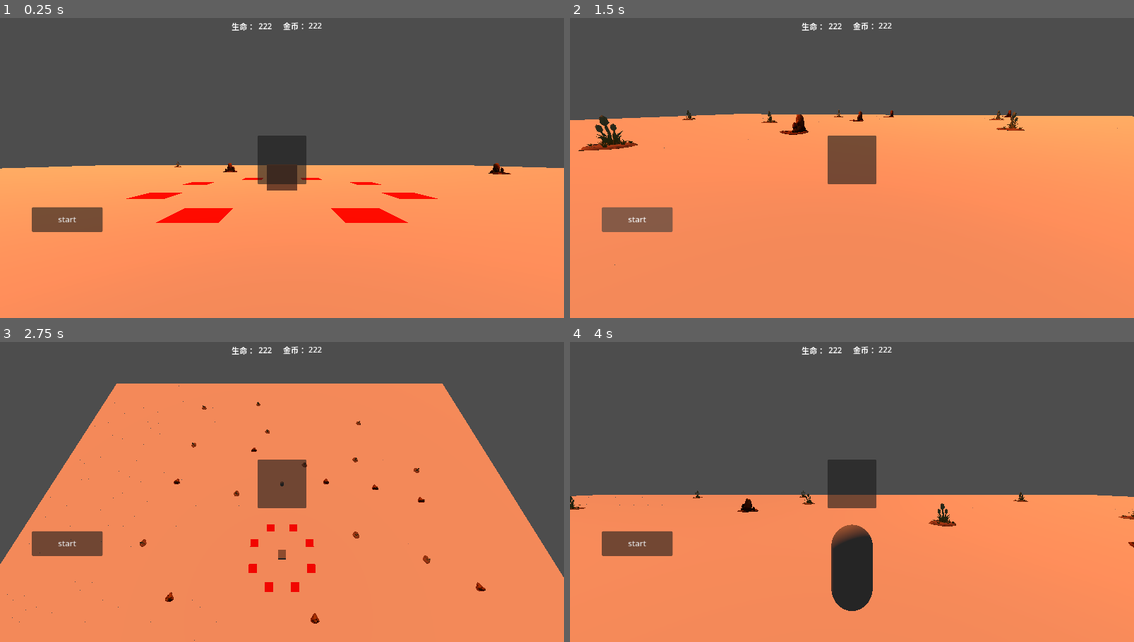
Above: before the commit, frames 1-4 (two rows, left to right).
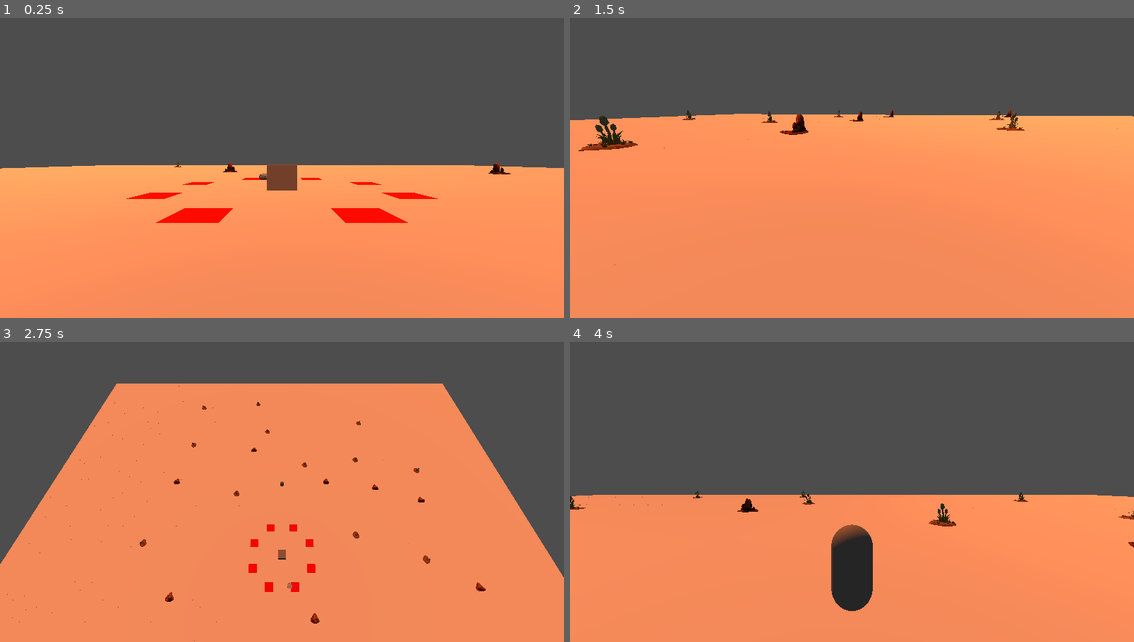
Above: after the commit, the same moments.

Repository: 17857310394/tf
Game: Godot game, scene res://scenes/levels/GameScene.tscn
Two runs of this game, one before a commit and one after it. Both use one fixed random seed, a clock stepped at 60 frames per second and the inputs below.
Inputs (mouse positions are in pixels of both pictures, inside the frame that each line leads up to):
- Up to frame 1 (0.25 s): no input
- Up to frame 2 (1.5 s): click (637, 219) at 0.5 s, where only the run before the commit has a clickable "start"; click (637, 219) at 1.25 s, where only the run before the commit has a clickable "start"
- Up to frame 3 (2.75 s): tap Enter at 2 s; move the mouse to (310, 483) at 2.02 s; hold W (move_forward) from 2.03 s (still down); hold 2 (camera_birdseye) from 2.03 s (still down); tap Space (jump) at 2.27 s
- Up to frame 4 (4 s): keep holding W (move_forward); move the mouse to (823, 486) at 2.77 s; release 2 (camera_birdseye) at 2.78 s; tap 1 (camera_first_person) at 2.85 s; tap Space (jump) at 3.02 s; move the mouse to (863, 477) at 3.52 s; hold 3 (camera_third_person) from 3.53 s (still down)

The runs differ from the first frame. In frame 1, 2.6% of the frame differs, in the area x 5-58%, y 1-72%; in frame 2, 2.6%; in frame 3, 2.6%, in the area x 5-58%, y 1-83%; in frame 4, 2.6%.

Commit message:
添加资源

Diff:
--- /dev/null
+++ b/escape_from_the_red_planet/assets/models/towers/colormap.tres
@@ -0,0 +1,6 @@
+[gd_resource type="StandardMaterial3D" format=3 uid="uid://ch6qg4pb3vjm4"]
+
+[ext_resource type="Texture2D" uid="uid://dfk4lk5qosrop" path="res://assets/models/towers/colormap.png" id="1_2cc8y"]
+
+[resource]
+albedo_texture = ExtResource("1_2cc8y")
--- a/escape_from_the_red_planet/scenes/levels/GameScene.tscn
+++ b/escape_from_the_red_planet/scenes/levels/GameScene.tscn
@@ -4,7 +4,7 @@
 [ext_resource type="Script" uid="uid://coae26oaktkt6" path="res://scripts/GridMap.gd" id="3_gssgs"]
 [ext_resource type="Script" uid="uid://ct1dvfmnxrkmk" path="res://scripts/player/PlayerController.gd" id="4_99d7c"]
 [ext_resource type="Script" uid="uid://qu0jxpgniuu5" path="res://scripts/managers/CameraManager.gd" id="5_12345"]
-[ext_resource type="PackedScene" uid="uid://0m3xy3fi7rmy" path="res://scenes/ui/playerMain.tscn" id="5_ad7hb"]
+[ext_resource type="PackedScene" uid="uid://dvjxw7qmf0je8" path="res://assets/models/towers/tower-round-middle-b.glb" id="5_ad7hb"]
 
 [sub_resource type="Environment" id="Environment_0"]
 
@@ -30,7 +30,7 @@
 [node name="WorldEnvironment" type="WorldEnvironment" parent="." unique_id=123456789]
 environment = SubResource("Environment_0")
 
-[node name="PlayerController" type="CharacterBody3D" parent="." unique_id=123456790 groups=["player"]]
+[node name="PlayerController" type="CharacterBody3D" parent="." unique_id=123456790]
 transform = Transform3D(1, 0, 0, 0, 1, 0, 0, 0, 1, 0, 1.1193368, 14.516912)
 script = ExtResource("4_99d7c")
 
@@ -55,7 +55,7 @@
 [node name="CameraManager" type="Node3D" parent="." unique_id=1206944146]
 script = ExtResource("5_12345")
 
-[node name="city" type="MeshInstance3D" parent="." unique_id=1654686552 groups=["tower"]]
+[node name="city" type="MeshInstance3D" parent="." unique_id=1654686552]
 transform = Transform3D(1, 0, 0, 0, 1, 0, 0, 0, 1, 0, 0.6758671, 0)
 mesh = SubResource("BoxMesh_ad7hb")
 
@@ -69,6 +69,5 @@
 [node name="CollisionShape3D" type="CollisionShape3D" parent="city/Area3D" unique_id=446850629]
 shape = SubResource("BoxShape3D_8ypj0")
 
-[node name="CanvasLayer" type="CanvasLayer" parent="city" unique_id=1632707164]
-
-[node name="Panel" parent="city/CanvasLayer" unique_id=835136538 instance=ExtResource("5_ad7hb")]
+[node name="tower-round-middle-b2" parent="." unique_id=1355972876 instance=ExtResource("5_ad7hb")]
+transform = Transform3D(1, 0, 0, 0, 1, 0, 0, 0, 1, -1.7765975, 0, -6.8043633)
--- a/escape_from_the_red_planet/scenes/towers/GroundAttackTower.tscn
+++ b/escape_from_the_red_planet/scenes/towers/GroundAttackTower.tscn
@@ -2,6 +2,7 @@
 
 [ext_resource type="Script" uid="uid://7xjcyewj710h" path="res://scripts/towers/GroundAttackTower.gd" id="1_xhclm"]
 [ext_resource type="Script" uid="uid://nc8tftrm737i" path="res://scripts/towers/TowerData.gd" id="2_3lkof"]
+[ext_resource type="PackedScene" uid="uid://dvjxw7qmf0je8" path="res://assets/models/towers/tower-round-middle-b.glb" id="3_3lkof"]
 
 [sub_resource type="Resource" id="Resource_1jwsj"]
 script = ExtResource("2_3lkof")
@@ -9,17 +10,8 @@
 
 [sub_resource type="SphereShape3D" id="SphereShape3D_8pne6"]
 
-[sub_resource type="StandardMaterial3D" id="StandardMaterial3D_5w4h6"]
-albedo_color = Color(0, 0, 0, 1)
-
-[sub_resource type="TextMesh" id="TextMesh_hta8g"]
-material = SubResource("StandardMaterial3D_5w4h6")
-text = "P"
-pixel_size = 0.2
-depth = 1.0
-
 [sub_resource type="BoxShape3D" id="BoxShape3D_1jwsj"]
-size = Vector3(1.5443115, 2.5335693, 1)
+size = Vector3(1.5443115, 0.99090576, 1)
 
 [node name="GroundAttackTower" type="MeshInstance3D" unique_id=675662376 groups=["tower"]]
 script = ExtResource("1_xhclm")
@@ -30,12 +22,11 @@
 [node name="CollisionShape3D" type="CollisionShape3D" parent="TriggerArea" unique_id=474051902]
 shape = SubResource("SphereShape3D_8pne6")
 
-[node name="炮台1" type="MeshInstance3D" parent="." unique_id=513400693]
-transform = Transform3D(1, 0, 0, 0, 1, 0, 0, 0, 1, 0, 1.151447, 0)
-mesh = SubResource("TextMesh_hta8g")
+[node name="tower-round-middle-b2" parent="." unique_id=1355972876 instance=ExtResource("3_3lkof")]
 
-[node name="StaticBody3D" type="StaticBody3D" parent="炮台1" unique_id=1750212126]
+[node name="StaticBody3D" type="StaticBody3D" parent="tower-round-middle-b2" unique_id=1750212126]
+transform = Transform3D(1, 0, 0, 0, 1, 0, 0, 0, 1, 0, 1.21002, 0)
 
-[node name="CollisionShape3D" type="CollisionShape3D" parent="炮台1/StaticBody3D" unique_id=172201015]
-transform = Transform3D(1, 0, 0, 0, 1, 0, 0, 0, 1, 0.043151855, -0.12237549, 0)
+[node name="CollisionShape3D" type="CollisionShape3D" parent="tower-round-middle-b2/StaticBody3D" unique_id=172201015]
+transform = Transform3D(1, 0, 0, 0, 1, 0, 0, 0, 1, 0.043151855, -0.8937073, 0)
 shape = SubResource("BoxShape3D_1jwsj")
--- a/escape_from_the_red_planet/scenes/ui/playerMain.tscn
+++ b/escape_from_the_red_planet/scenes/ui/playerMain.tscn
@@ -1,4 +1,7 @@
 [gd_scene format=3 uid="uid://0m3xy3fi7rmy"]
+
+[ext_resource type="Texture2D" uid="uid://cv35fup0i5y80" path="res://assets/ui/cross.png" id="1_6bmsd"]
+[ext_resource type="Texture2D" uid="uid://cnps5ebwose12" path="res://assets/ui/cross2.png" id="2_g03fr"]
 
 [node name="PlayerMain" type="Control" unique_id=1849237207]
 layout_mode = 3
@@ -22,16 +25,26 @@
 grow_horizontal = 2
 grow_vertical = 2
 
-[node name="Panel" type="Panel" parent="CenterContainer" unique_id=1460652094]
-custom_minimum_size = Vector2(100, 100)
+[node name="Panel" type="Panel" parent="CenterContainer" unique_id=97900082]
 layout_mode = 2
+
+[node name="Cross" type="Sprite2D" parent="CenterContainer/Panel" unique_id=1630212798]
+unique_name_in_owner = true
+texture = ExtResource("1_6bmsd")
+
+[node name="Cross2" type="Sprite2D" parent="CenterContainer/Panel" unique_id=35942577]
+unique_name_in_owner = true
+visible = false
+texture = ExtResource("2_g03fr")
 
 [node name="HBoxContainer" type="HBoxContainer" parent="." unique_id=871931251]
 layout_mode = 1
 anchors_preset = -1
 anchor_left = 0.5
 anchor_right = 0.5
-offset_bottom = 80.0
+offset_left = -102.0
+offset_right = 102.0
+offset_bottom = 39.0
 grow_horizontal = 2
 
 [node name="Container" type="ReferenceRect" parent="HBoxContainer" unique_id=603047822]
@@ -39,20 +52,27 @@
 layout_mode = 2
 
 [node name="Label" type="Label" parent="HBoxContainer/Container" unique_id=1526402156]
-layout_mode = 0
-offset_left = -1.0
-offset_top = 38.0
-offset_right = 199.0
-offset_bottom = 61.0
+layout_mode = 1
+anchors_preset = 4
+anchor_top = 0.5
+anchor_bottom = 0.5
+offset_top = -11.5
+offset_right = 49.0
+offset_bottom = 11.5
+grow_vertical = 2
 text = "生命："
 vertical_alignment = 1
 
 [node name="hp" type="Label" parent="HBoxContainer/Container" unique_id=1383045731]
-layout_mode = 0
-offset_left = 54.0
-offset_top = 38.0
-offset_right = 110.0
-offset_bottom = 61.0
+layout_mode = 1
+anchors_preset = 4
+anchor_top = 0.5
+anchor_bottom = 0.5
+offset_left = 46.0
+offset_top = -12.5
+offset_right = 102.0
+offset_bottom = 10.5
+grow_vertical = 2
 text = "222"
 
 [node name="Container2" type="ReferenceRect" parent="HBoxContainer" unique_id=647885874]
@@ -60,38 +80,24 @@
 layout_mode = 2
 
 [node name="Label" type="Label" parent="HBoxContainer/Container2" unique_id=2020751503]
-layout_mode = 0
-offset_top = 37.0
+layout_mode = 1
+anchors_preset = 4
+anchor_top = 0.5
+anchor_bottom = 0.5
+offset_top = -11.5
 offset_right = 91.0
-offset_bottom = 60.0
+offset_bottom = 11.5
+grow_vertical = 2
 text = "金币："
 
 [node name="money" type="Label" parent="HBoxContainer/Container2" unique_id=1407694748]
-layout_mode = 0
-offset_left = 52.0
-offset_top = 37.0
-offset_right = 96.0
-offset_bottom = 60.0
+layout_mode = 1
+anchors_preset = 4
+anchor_top = 0.5
+anchor_bottom = 0.5
+offset_left = 48.0
+offset_top = -11.5
+offset_right = 92.0
+offset_bottom = 11.5
+grow_vertical = 2
 text = "222"
-
-[node name="VBoxContainer" type="VBoxContainer" parent="." unique_id=1008715131]
-layout_mode = 1
-anchors_preset = -1
-anchor_left = 0.3
-anchor_top = 0.4
-anchor_right = 0.7
-anchor_bottom = 0.9
-grow_horizontal = 2
-grow_vertical = 0
-
-[node name="Button" type="Button" parent="." unique_id=1867920432]
-layout_mode = 1
-anchors_preset = -1
-anchor_left = 0.056
-anchor_top = 0.65000004
-anchor_right = 1.0
-anchor_bottom = 0.72800004
-offset_left = 0.48799896
-offset_right = -942.336
-offset_bottom = 0.25598145
-text = "start"
Binary file added: escape_from_the_red_planet/assets/models/towers/colormap.png
Not shown, added: escape_from_the_red_planet/assets/models/towers/colormap.png.import
Binary file added: escape_from_the_red_planet/assets/models/towers/tower-round-middle-b.glb
Not shown, added: escape_from_the_red_planet/assets/models/towers/tower-round-middle-b.glb.import
Binary file added: escape_from_the_red_planet/assets/models/towers/tower-square-build-a.glb
Not shown, added: escape_from_the_red_planet/assets/models/towers/tower-square-build-a.glb.import
Binary file added: escape_from_the_red_planet/assets/models/towers/weapon-turret.glb
Not shown, added: escape_from_the_red_planet/assets/models/towers/weapon-turret.glb.import
Binary file added: escape_from_the_red_planet/assets/ui/cross.png
Not shown, added: escape_from_the_red_planet/assets/ui/cross.png.import
Binary file added: escape_from_the_red_planet/assets/ui/cross2.png
Not shown, added: escape_from_the_red_planet/assets/ui/cross2.png.import
